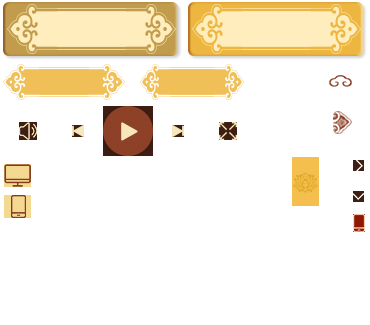
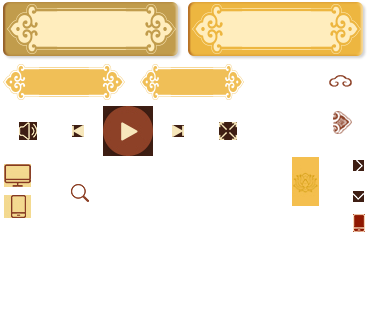
Before/after of a (370, 325) layered artwork. What changed in the layer stack:
added layer "图层 15" above "图层 14" over [71, 184, 89, 202]
